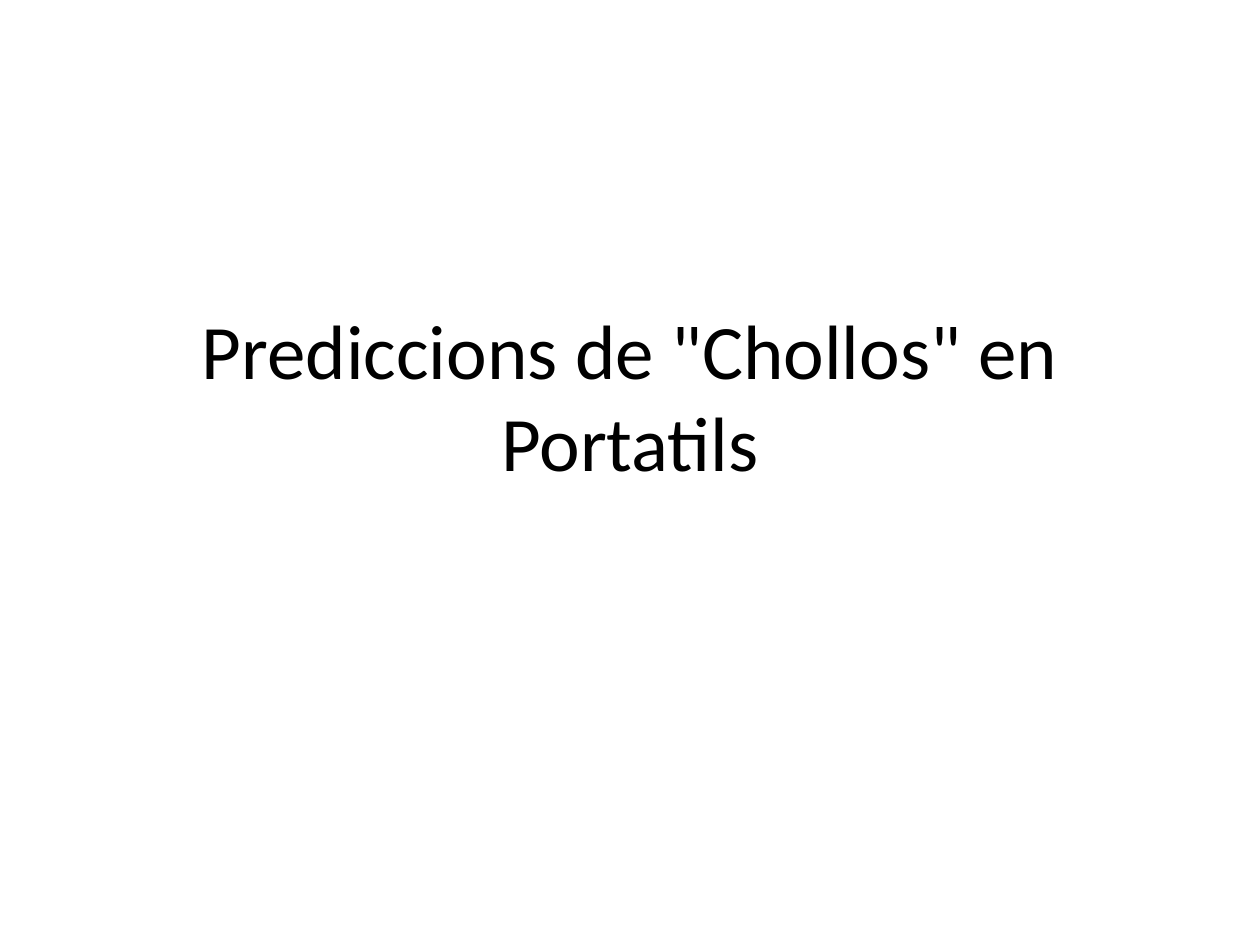
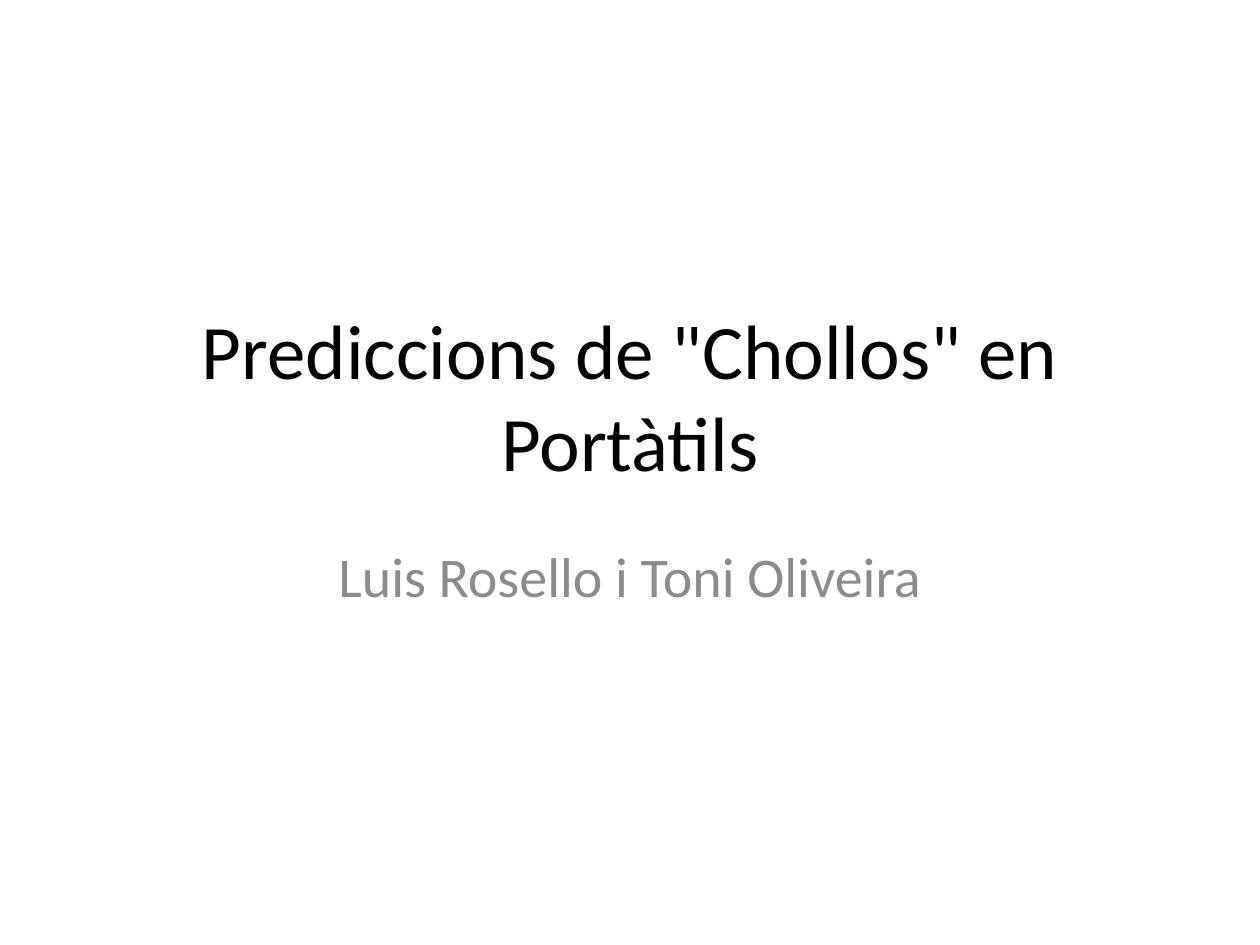
Before and after one commit to OlVeRaS94/PROYECTO-PIA-OFERTAS, a slide deck: slide 1 of presentacion_chollos.pptx. Drawn at 1260x945 pixels with LibreOffice and Linux fonts; fonts in the diff are those of the drawing. Boxes give left, top, right and bottom in pixels: in the first picture for what was removed or moved away, otherwise in the second. Text is boxed around its words. In the diff, an @@ line names an element or a change of style, - is before the commit and + after.

```diff
--- a/presentacion_chollos.pptx
+++ b/presentacion_chollos.pptx
@@ title at (202,325,1057,472): text changed @@
-Prediccions de "Chollos" en Portatils
+Prediccions de "Chollos" en Portàtils
@@ subtitle added at (338,558,920,598), 32 pt, text #8C8C8C @@
+Luis Rosello i Toni Oliveira
```
Also in this commit, not shown: 2 other slides changed, 1 slide added, 2 slides removed.
